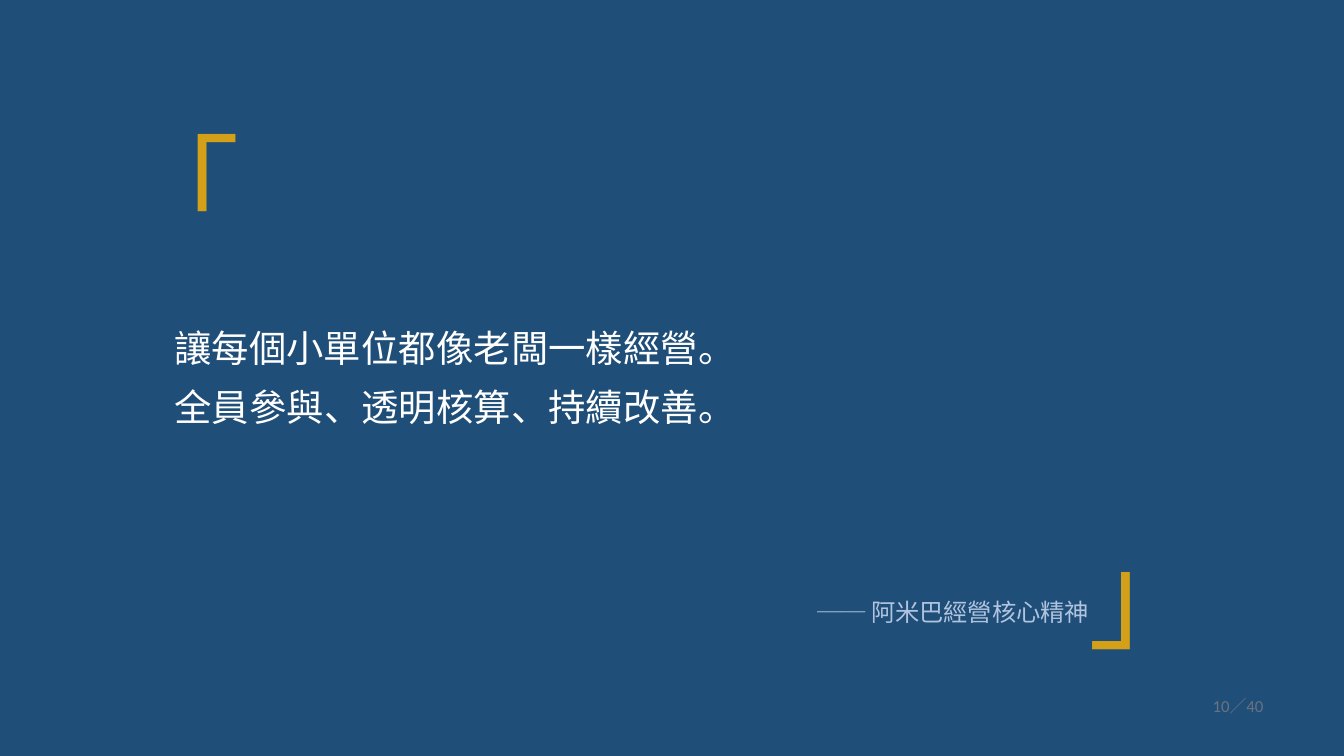
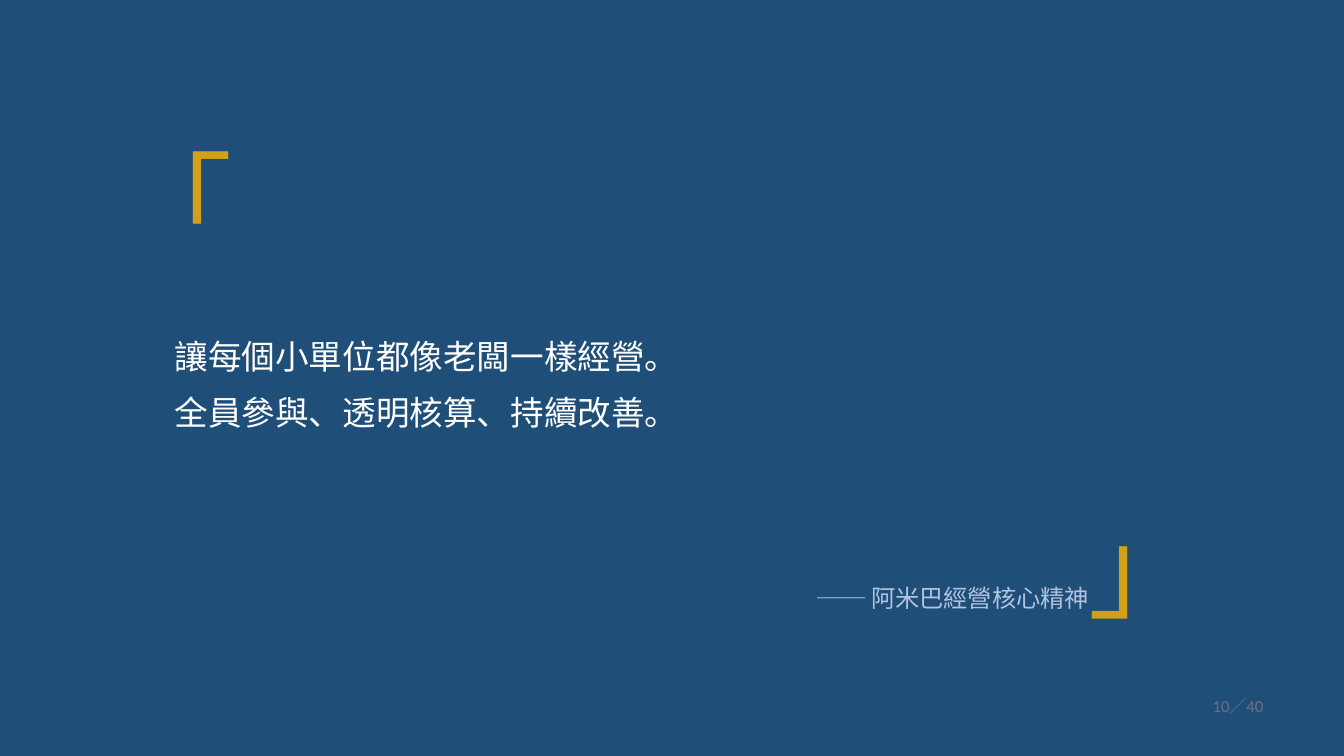
Before and after one commit to Lingo1516/Lingo1516.github.io, a slide deck: slide 10 of 阿米巴經營_40頁完整講義.pptx. Drawn at 1344x756 pixels with LibreOffice and Linux fonts; fonts in the diff are those of the drawing. Boxes give left, top, right and bottom in pixels: in the first picture for what was removed or moved away, otherwise in the second. Text is boxed around its words. In the diff, an @@ line names an element or a change of style, - is before the commit and + after.

```diff
--- a/阿米巴經營_40頁完整講義.pptx
+++ b/阿米巴經營_40頁完整講義.pptx
@@ text "「" at (121, 151, 233, 224): size 64 to 60 pt @@
@@ text "「": place and size @@
-text "「" at (121, 134, 240, 211)
+text "「" at (121, 151, 233, 224)
@@ text "讓每個小單位都像老闆一樣經營。": place and size @@
-text "讓每個小單位都像老闆一樣經營。" at (174, 330, 735, 424)
+text "讓每個小單位都像老闆一樣經營。" at (174, 340, 678, 428)
@@ text "讓每個小單位都像老闆一樣經營。" at (174, 340, 678, 428): size 20 to 18 pt; line spacing 32pt to 30pt @@
@@ text "」": place and size @@
-text "」" at (1088, 572, 1207, 650)
+text "」" at (1088, 546, 1200, 619)
@@ text "」" at (1088, 546, 1200, 619): size 64 to 60 pt @@
@@ text "── 阿米巴經營核心精神": place and size @@
-text "── 阿米巴經營核心精神" at (871, 600, 1089, 623)
+text "── 阿米巴經營核心精神" at (871, 586, 1089, 609)
```
Also in this commit, not shown: 36 other slides changed.
